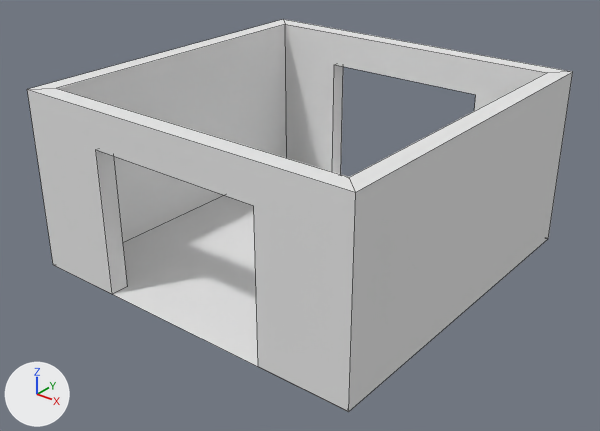
Before and after pictures for a commit that changed the OBJ model data/mine_assets/corridor.obj.
Rendered twice from a camera (50 mm lens) standing at (2.57, -3.28, 2.24) and looking at (0.03, -0.11, 0.28). Lighting does not change. The marker at lower left points along +X, +Y and +Z. Mesh edges are drawn as thin lines. Where no turn or scale is listed for an object, it has been applied to the vertices. Vertices at the same position are counted once.

Before the edit, the objects in view are built like this:
```python
me_corridor = bpy.data.meshes.new('Corridor')
me_corridor.from_pydata(...)  # 32 vertices, 25 faces; spans x -1.0..1.0, y -1.0..1.0, z 0.0..1.0
me_corridor.materials.append(mat_material)  # white #e7e7e7
# before: 16 (-0.5, -0.9, 0.8), 17 (0.5, -0.9, 0.8), 18 (-0.5, -0.9, 0.0) at pixel (127, 286), 19 (0.5, -0.9, 0.0), 24 (-0.5, -1.0, 0.0) at pixel (112, 294)
# before: 25 (0.5, -1.0, 0.0) at pixel (258, 366), 28 (-0.5, -1.0, 0.8) at pixel (95, 149), 29 (0.5, -1.0, 0.8) at pixel (253, 205)
# before: 20 (-0.5, 0.9, 0.0), 21 (0.5, 0.9, 0.0), 22 (-0.5, 0.9, 0.8) at pixel (334, 64), 23 (0.5, 0.9, 0.8) at pixel (475, 94), 26 (-0.5, 1.0, 0.0) at pixel (340, 175)
# before: 27 (0.5, 1.0, 0.0), 30 (-0.5, 1.0, 0.8), 31 (0.5, 1.0, 0.8)
ob_corridor = bpy.data.objects.new('Corridor', me_corridor)
ob_corridor.location = (0.0, 0.0, 0.0)
```
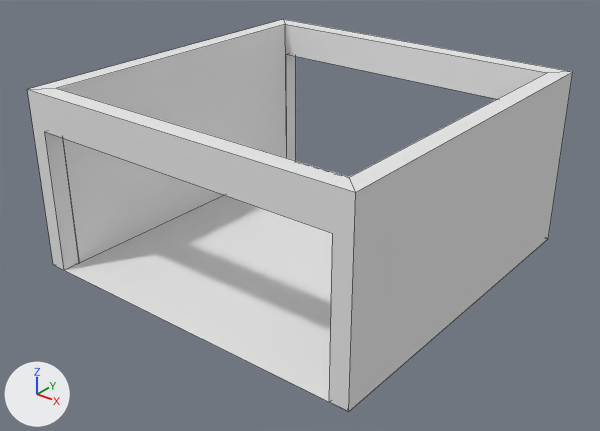
Edits to the bpy script that builds the scene:
```text
Change me_corridor:
    where me_corridor.from_pydata(...)  # 32 vertices, 25 faces; spans x -1.0..1.0, y -1.0..1.0, z 0.0..1.0
    used by ob_corridor; location = (0.0, 0.0, 0.0)
    me_corridor part 1
    add for i in [16, 18, 24, 28]: me_corridor.vertices[i].co += Vector((-0.4, 0.0, 0.0))
    add for i in [17, 19, 25, 29]: me_corridor.vertices[i].co += Vector((0.4, 0.0, 0.0))
    me_corridor part 2
    add for i in [20, 22, 26, 30]: me_corridor.vertices[i].co += Vector((-0.4, 0.0, 0.0))
    add for i in [21, 23, 27, 31]: me_corridor.vertices[i].co += Vector((0.4, 0.0, 0.0))
```

Where the change shows, as pixel boxes (x1, y1, x2, y2) in the pictures (600 x 431 px; the box of a moved part takes in the faces that stretch with it):
part 1 of me_corridor, moved or reshaped
    both: (27, 89, 356, 412)
part 2 of me_corridor, moved or reshaped
    before: (286, 24, 547, 174)
    after: (286, 24, 547, 161)
